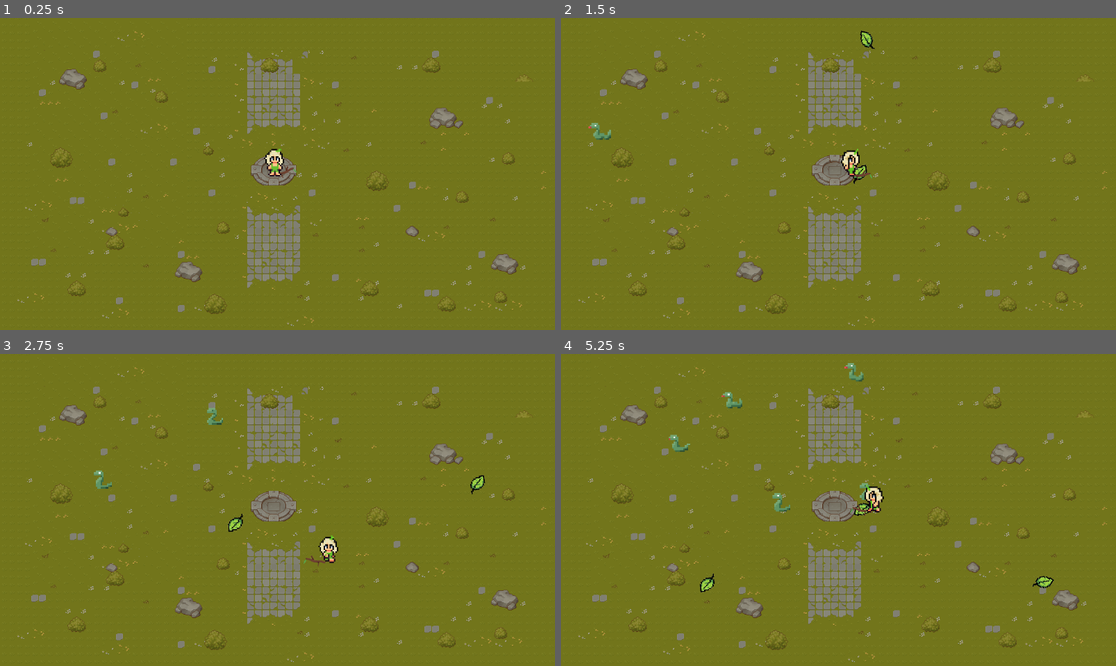
Above: before the commit, frames 1-4 (two rows, left to right).
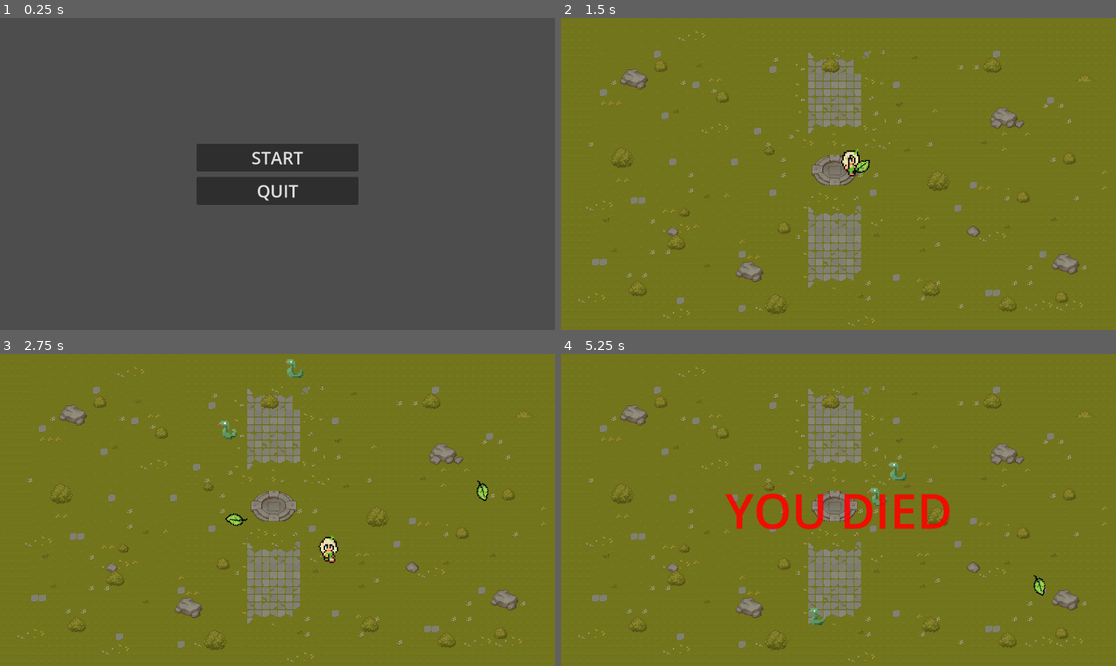
Above: after the commit, the same moments.

Repository: Jonniscoss/game-moral
Game: Godot game, scene res://scenes/main_menu.tscn
Same seed, same stepped clock (60 frames per second), same inputs: the game is played once before the commit and once after it. Before the commit the project starts from res://scenes/world.tscn.
Inputs (mouse positions are in pixels of both pictures, inside the frame that each line leads up to):
- Up to frame 1 (0.25 s): no input
- Up to frame 2 (1.5 s): click (838, 158) at 0.5 s, where only the run after the commit has a clickable "START"; move the mouse to (960, 158) at 1.27 s; hold D (WalkRight) from 1.28 s (still down); click (960, 158) at 1.35 s
- Up to frame 3 (2.75 s): move the mouse to (166, 525) at 2.02 s; release D (WalkRight) at 2.03 s; hold Down (WalkDown) from 2.03 s (still down); click (166, 525) at 2.1 s
- Up to frame 4 (5.25 s): move the mouse to (894, 441) at 2.77 s; release Down (WalkDown) at 2.78 s; hold D (WalkRight) 2.78-3.53 s; click (894, 441) at 2.85 s; move the mouse to (810, 572) at 3.52 s; hold W (WalkUp) 3.53-4.28 s; click (810, 572) at 3.6 s; move the mouse to (1005, 556) at 4.27 s; hold A (WalkLeft) from 4.28 s (still down); click (1005, 556) at 4.35 s; tap Escape (Settings, bound only after the commit) at 4.9 s; move the mouse to (672, 463) at 5.02 s; click (672, 463) at 5.1 s

The runs differ from the first frame. In frame 1, 100% of the frame differs, in the area x 0-100%, y 0-100%; in frame 2, 0.3%; in frame 3, 0.7%; in frame 4, 2.8%.

Commit message:
Main menu, settings, death

Diff:
--- a/Scripts/bullet.gd
+++ b/Scripts/bullet.gd
@@ -1,15 +1,19 @@
 extends Area2D
 
 const SPEED := 300
+const ROTATION_STEP := deg_to_rad(90)
+
+@onready var sprite = $Sprite2D
 
 func _process(delta):
 	position += transform.x * SPEED * delta
-
+	#rotation += ROTATION_STEP * delta
+	sprite.rotation += ROTATION_STEP * delta
 func _on_visible_on_screen_notifier_2d_screen_exited():
 	queue_free()
 
 func _on_body_entered(body: Node2D) -> void:
-	if body.is_in_group("enemy"):
+	if body.is_in_group("Enemy"):
 		print("HIT:", body)
-		body.take_damage(20)
+		body.take_damage(40)
 		queue_free()
--- a/Scripts/enemy.gd
+++ b/Scripts/enemy.gd
@@ -7,9 +7,18 @@
 var player: Node2D
 
 func _ready():
-	add_to_group("enemy")
+	add_to_group("Enemy")
 	player = get_tree().current_scene.get_node("Eva")
 	randomize()
+
+func show_message(text: String, duration: float = 1.0) -> void:
+	if message_label == null:
+		return
+	message_label.text = text
+	message_label.visible = true
+	message_label.global_position = global_position + Vector2(0, -50)
+	await get_tree().create_timer(duration).timeout
+	message_label.visible = false
 
 func _physics_process(delta):
 	if player == null:
@@ -20,11 +29,17 @@
 
 func take_damage(amount: int):
 	health -= amount
-	if message_label:
-		message_label.show_message()
 	if health <= 0:
-		if drop_item and randf() < 0.3:
+		if drop_item and randf() < 0.1:
 			var item = drop_item.instantiate()
 			item.position = global_position
 			get_tree().current_scene.add_child(item)
 		queue_free()
+
+func _on_area_2d_body_entered(body: Node2D) -> void:
+	if body == player:
+		if message_label:
+			message_label.show_message()
+		player.queue_free()
+		await get_tree().create_timer(2.0).timeout
+		get_tree().change_scene_to_file("res://scenes/main_menu.tscn")
--- a/Scripts/enemy_spawner.gd
+++ b/Scripts/enemy_spawner.gd
@@ -4,16 +4,49 @@
 @export var message_label: Label
 @export var ground_position: Vector2
 @export var ground_size: Vector2
+@export var player_path: NodePath
+
+@onready var player: CharacterBody2D = get_node(player_path)
+
+const MIN_SPAWN_DISTANCE := 150.0
 
 func _ready():
 	randomize()
 
+func get_player_radius() -> float:
+	var shape = player.get_node("Area2D/Spawn").shape
+	if shape is CircleShape2D:
+		return shape.radius
+	if shape is CapsuleShape2D:
+		return shape.radius
+	return 0.0
+
 func _on_timer_timeout() -> void:
+	if player == null:
+		return
+
 	var enemy = enemy_prefab.instantiate()
-	enemy.message_label = message_label  # now valid
+	enemy.message_label = message_label
 
-	var spawn_x = randf_range(0, ground_size.x)
-	var spawn_y = randf_range(0, ground_size.y)
-	enemy.position = ground_position + Vector2(spawn_x, spawn_y)
+	var min_distance = get_player_radius() + 50.0
+	var spawn_position: Vector2
+	var attempts := 0
 
-	add_child(enemy)
+	while attempts < 40:
+		attempts += 1
+
+		spawn_position = ground_position + Vector2(
+			randf_range(0, ground_size.x),
+			randf_range(0, ground_size.y)
+		)
+
+		if spawn_position.distance_to(player.global_position) >= min_distance:
+			enemy.global_position = spawn_position
+			add_child(enemy)
+			return
+
+func is_spawn_allowed(pos: Vector2) -> bool:
+	for area in get_tree().get_nodes_in_group("SpawnBlockers"):
+		if area.get_global_rect().has_point(pos):
+			return false
+	return true
--- a/Scripts/eva_lol.gd
+++ b/Scripts/eva_lol.gd
@@ -8,6 +8,10 @@
 
 func _physics_process(_delta):
 	player_movement()
+
+func kill() -> void:
+	print("Player died!")
+	queue_free()
 
 func player_movement():
 	#reset velocity
@@ -23,7 +27,7 @@
 	elif Input.is_action_just_pressed("WalkDown"):
 		LastDir = Vector2(0,1)
 
-	#movement
+	#movement and settings
 	if Input.is_action_pressed("WalkLeft") and LastDir == Vector2(-1,0):
 		velocity.x = -SPEED
 		$AnimatedSprite2D.flip_h = true
@@ -38,6 +42,8 @@
 	elif Input.is_action_pressed("WalkDown")  and LastDir == Vector2(0, 1):
 		velocity.y = SPEED
 		$AnimatedSprite2D.play("Walk Down")
+	elif Input.is_action_just_pressed("Settings"):
+		get_tree().change_scene_to_file("res://scenes/settings.tscn")
 	else:
 		$AnimatedSprite2D.play("Idle")
 	move_and_slide()
--- /dev/null
+++ b/Scripts/main_menu.gd
@@ -0,0 +1,10 @@
+extends Control
+
+
+func _on_start_pressed() -> void:
+	print("start")
+	get_tree().change_scene_to_file("res://scenes/world.tscn")
+
+func _on_exit_pressed() -> void:
+	print("quitting")
+	get_tree().quit()
--- /dev/null
+++ b/Scripts/settings.gd
@@ -0,0 +1,8 @@
+extends Control
+
+
+func _on_quit_pressed() -> void:
+	get_tree().change_scene_to_file("res://scenes/main_menu.tscn")
+
+func _on_continue_pressed() -> void:
+	get_tree().change_scene_to_file("res://scenes/world.tscn")
--- a/project.godot
+++ b/project.godot
@@ -11,7 +11,7 @@
 [application]
 
 config/name="GameMoral"
-run/main_scene="res://scenes/world.tscn"
+run/main_scene="uid://dsgl1wmeqyhlo"
 config/features=PackedStringArray("4.5", "Forward Plus")
 
 [input]
@@ -65,3 +65,8 @@
 "events": [Object(InputEventMouseButton,"resource_local_to_scene":false,"resource_name":"","device":-1,"window_id":0,"a …(253 unchanged characters)…
 ]
 }
+Settings={
+"deadzone": 0.2,
+"events": [Object(InputEventKey,"resource_local_to_scene":false,"resource_name":"","device":-1,"window_id":0,"alt_pressed":false,"shift_pressed":false,"ctrl_pressed":false,"meta_pressed":false,"pressed":false,"keycode":0,"physical_keycode":4194305,"key_label":0,"unicode":0,"location":0,"echo":false,"script":null)
+]
+}
--- a/scenes/Eva lol.tscn
+++ b/scenes/Eva lol.tscn
@@ -210,11 +210,15 @@
 "speed": 10.0
 }]
 
-[sub_resource type="RectangleShape2D" id="RectangleShape2D_gdia8"]
-size = Vector2(15, 30)
-
-[node name="Eva" type="CharacterBody2D"]
+[sub_resource type="RectangleShape2D" id="RectangleShape2D_f0pod"]
+size = Vector2(10, 20)
+
+[sub_resource type="CircleShape2D" id="CircleShape2D_f0pod"]
+radius = 288.00174
+
+[node name="Eva" type="CharacterBody2D" groups=["SpawnBlockers"]]
 y_sort_enabled = true
+collision_mask = 6
 script = ExtResource("1_re6ld")
 
 [node name="AnimatedSprite2D" type="AnimatedSprite2D" parent="."]
@@ -228,11 +232,23 @@
 frame_progress = 0.7101469
 offset = Vector2(0, -15)
 
-[node name="CollisionShape2D" type="CollisionShape2D" parent="."]
+[node name="Hitbox" type="CollisionShape2D" parent="."]
 z_index = 1
 y_sort_enabled = true
+position = Vector2(4, -15)
+shape = SubResource("RectangleShape2D_f0pod")
+one_way_collision = true
+
+[node name="Gun" parent="." instance=ExtResource("4_f0pod")]
+visible = false
 position = Vector2(3, -16)
-shape = SubResource("RectangleShape2D_gdia8")
-one_way_collision = true
-
-[node name="Gun" parent="." instance=ExtResource("4_f0pod")]
+
+[node name="Area2D" type="Area2D" parent="."]
+visible = false
+collision_layer = 8
+collision_mask = 0
+
+[node name="Spawn" type="CollisionShape2D" parent="Area2D"]
+visible = false
+position = Vector2(3, -24)
+shape = SubResource("CircleShape2D_f0pod")
--- a/scenes/bullet.tscn
+++ b/scenes/bullet.tscn
@@ -4,15 +4,16 @@
 [ext_resource type="Texture2D" uid="uid://vkxek26mo7e0" path="res://Sprites/Untitled_design-removebg-preview.png" id="2_y25gk"]
 
 [sub_resource type="RectangleShape2D" id="RectangleShape2D_mkf8s"]
-size = Vector2(38, 23)
+size = Vector2(37, 29)
 
 [node name="bullet" type="Area2D" groups=["bullet"]]
 z_index = 2
+collision_layer = 8
 collision_mask = 2
 script = ExtResource("1_y25gk")
 
 [node name="CollisionShape2D" type="CollisionShape2D" parent="."]
-position = Vector2(2, 0.5)
+position = Vector2(2.5, -2.5)
 shape = SubResource("RectangleShape2D_mkf8s")
 
 [node name="Sprite2D" type="Sprite2D" parent="."]
--- a/scenes/enemy.tscn
+++ b/scenes/enemy.tscn
@@ -1,11 +1,8 @@
-[gd_scene load_steps=16 format=3 uid="uid://boxtkmwfepflp"]
+[gd_scene load_steps=17 format=3 uid="uid://boxtkmwfepflp"]
 
 [ext_resource type="Script" uid="uid://dvcuuhsankta0" path="res://Scripts/enemy.gd" id="1_md0e3"]
 [ext_resource type="PackedScene" uid="uid://cdlvio4mvp6q7" path="res://scenes/scroll_drop.tscn" id="2_5uy6h"]
 [ext_resource type="Texture2D" uid="uid://cjw5b84dlj2p2" path="res://Sprites/snake spritesheet calciumtrice.png" id="3_4ra3w"]
-
-[sub_resource type="CircleShape2D" id="CircleShape2D_5uy6h"]
-radius = 24.0
 
 [sub_resource type="AtlasTexture" id="AtlasTexture_4ra3w"]
 atlas = ExtResource("3_4ra3w")
@@ -85,15 +82,18 @@
 "speed": 12.0
 }]
 
+[sub_resource type="CircleShape2D" id="CircleShape2D_5uy6h"]
+radius = 24.0
+
+[sub_resource type="CircleShape2D" id="CircleShape2D_4ra3w"]
+radius = 24.0
+
 [node name="Enemy" type="CharacterBody2D" groups=["Enemy"]]
 z_index = 2
 collision_layer = 2
+collision_mask = 8
 script = ExtResource("1_md0e3")
 drop_item = ExtResource("2_5uy6h")
-
-[node name="CollisionShape2D" type="CollisionShape2D" parent="."]
-position = Vector2(0, 2)
-shape = SubResource("CircleShape2D_5uy6h")
 
 [node name="Timer" type="Timer" parent="."]
 
@@ -105,4 +105,13 @@
 autoplay = "default"
 frame_progress = 0.44306064
 
+[node name="Area2D" type="Area2D" parent="."]
+
+[node name="Kill" type="CollisionShape2D" parent="Area2D"]
+shape = SubResource("CircleShape2D_5uy6h")
+
+[node name="Shots" type="CollisionShape2D" parent="." groups=["Enemy"]]
+shape = SubResource("CircleShape2D_4ra3w")
+
 [connection signal="timeout" from="Timer" to="." method="_on_timer_timeout"]
+[connection signal="body_entered" from="Area2D" to="." method="_on_area_2d_body_entered"]
--- /dev/null
+++ b/scenes/main_menu.tscn
@@ -0,0 +1,43 @@
+[gd_scene load_steps=2 format=3 uid="uid://dsgl1wmeqyhlo"]
+
+[ext_resource type="Script" uid="uid://5wdh6eo1p7i3" path="res://Scripts/main_menu.gd" id="1_l6cm7"]
+
+[node name="MainMenu" type="Control"]
+layout_mode = 3
+anchors_preset = 15
+anchor_right = 1.0
+anchor_bottom = 1.0
+grow_horizontal = 2
+grow_vertical = 2
+script = ExtResource("1_l6cm7")
+
+[node name="VBoxContainer" type="VBoxContainer" parent="."]
+layout_mode = 1
+anchors_preset = 8
+anchor_left = 0.5
+anchor_top = 0.5
+anchor_right = 0.5
+anchor_bottom = 0.5
+offset_left = -168.0
+offset_top = -60.0
+offset_right = 168.0
+offset_bottom = 60.0
+grow_horizontal = 2
+grow_vertical = 2
+theme_override_constants/separation = 11
+
+[node name="Start" type="Button" parent="VBoxContainer"]
+layout_mode = 2
+size_flags_vertical = 3
+theme_override_font_sizes/font_size = 36
+text = "START"
+
+[node name="Quit" type="Button" parent="VBoxContainer"]
+layout_mode = 2
+size_flags_vertical = 3
+theme_override_font_sizes/font_size = 36
+text = "QUIT
+"
+
+[connection signal="pressed" from="VBoxContainer/Start" to="." method="_on_start_pressed"]
+[connection signal="pressed" from="VBoxContainer/Quit" to="." method="_on_exit_pressed"]
--- a/scenes/scroll_drop.tscn
+++ b/scenes/scroll_drop.tscn
@@ -13,6 +13,7 @@
 texture = ExtResource("1_ecdvt")
 
 [node name="CharacterBody2D" type="CharacterBody2D" parent="."]
+collision_layer = 0
 
 [node name="CollisionShape2D" type="CollisionShape2D" parent="CharacterBody2D"]
 shape = SubResource("RectangleShape2D_7u3tm")
--- /dev/null
+++ b/scenes/settings.tscn
@@ -0,0 +1,41 @@
+[gd_scene load_steps=2 format=3 uid="uid://c0gvvapp4i4vq"]
+
+[ext_resource type="Script" uid="uid://bodeupnhiayqv" path="res://Scripts/settings.gd" id="1_5p8wc"]
+
+[node name="Settings" type="Control"]
+layout_mode = 3
+anchors_preset = 15
+anchor_right = 1.0
+anchor_bottom = 1.0
+grow_horizontal = 2
+grow_vertical = 2
+script = ExtResource("1_5p8wc")
+
+[node name="VBoxContainer" type="VBoxContainer" parent="."]
+layout_mode = 1
+anchors_preset = 8
+anchor_left = 0.5
+anchor_top = 0.5
+anchor_right = 0.5
+anchor_bottom = 0.5
+offset_left = -127.5
+offset_top = -77.0
+offset_right = 127.5
+offset_bottom = 40.0
+grow_horizontal = 2
+grow_vertical = 2
+
+[node name="Continue" type="Button" parent="VBoxContainer"]
+layout_mode = 2
+size_flags_vertical = 3
+theme_override_font_sizes/font_size = 36
+text = "CONTINUE"
+
+[node name="Exit" type="Button" parent="VBoxContainer"]
+layout_mode = 2
+size_flags_vertical = 3
+theme_override_font_sizes/font_size = 36
+text = "EXIT"
+
+[connection signal="pressed" from="VBoxContainer/Continue" to="." method="_on_continue_pressed"]
+[connection signal="pressed" from="VBoxContainer/Exit" to="." method="_on_quit_pressed"]
--- a/scenes/world.tscn
+++ b/scenes/world.tscn
@@ -565,6 +565,7 @@
 message_label = NodePath("../Label")
 ground_position = Vector2(36, -21)
 ground_size = Vector2(1180, 660)
+player_path = NodePath("../Eva")
 
 [node name="Label" type="Label" parent="."]
 z_index = 10
@@ -585,7 +586,7 @@
 vertical_alignment = 1
 uppercase = true
 script = ExtResource("4_qfnet")
-message_text = "Touched"
+message_text = "YOU DIED"
 
 [node name="Camera2D" type="Camera2D" parent="."]
 
Not shown, added: Scripts/main_menu.gd.uid
Not shown, added: Scripts/settings.gd.uid
Not shown: 1 places in scenes/Eva lol.tscn that only renumber resources
